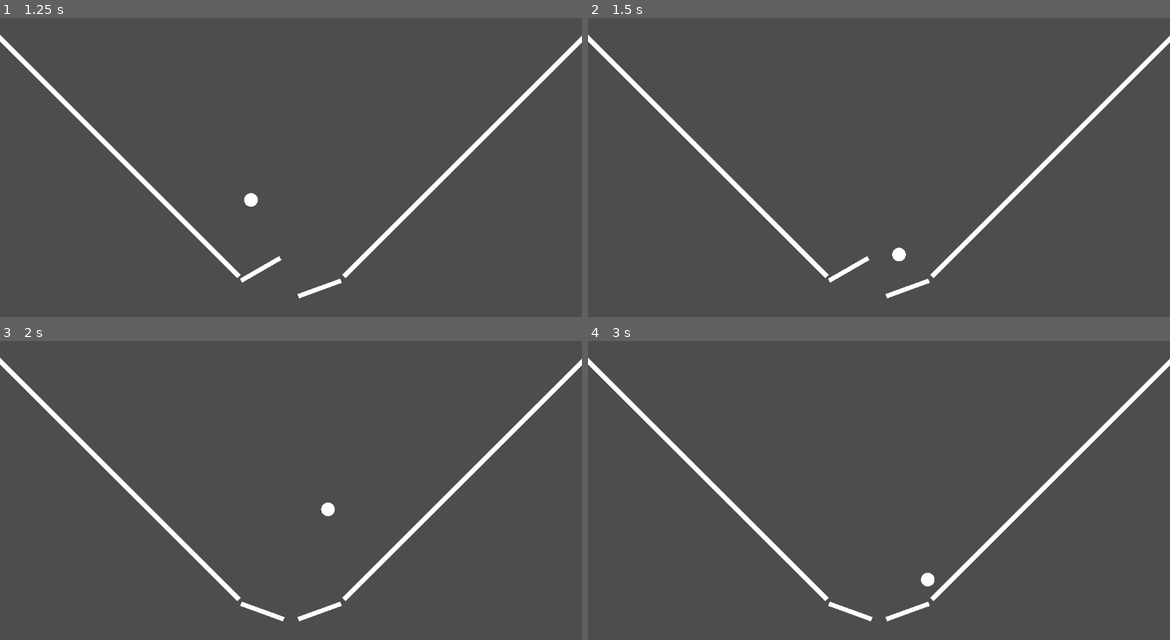
Above: before the commit, frames 1-4 (two rows, left to right).
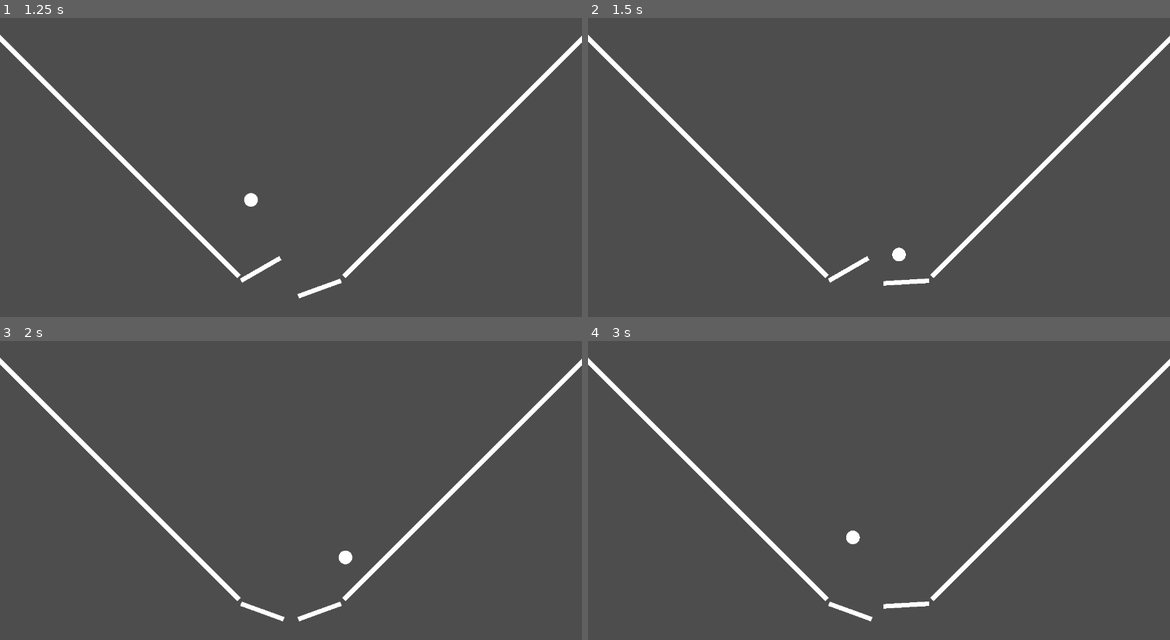
Above: after the commit, the same moments.

Repository: rielvis/SPiG_T4_PhPe
Game: Godot game, scene res://pinball_game/scenes/pinball_game.tscn
Same seed, same stepped clock (60 frames per second), same inputs: the game is played once before the commit and once after it.
Inputs:
- Up to frame 1 (1.25 s): hold Right (rightArrow) from 0.53 s (still down); hold A (A) from 0.53 s (still down); tap D (D) at 0.8 s
- Up to frame 2 (1.5 s): release Right (rightArrow) at 1.28 s; release A (A) at 1.28 s; hold Left (leftArrow) from 1.28 s (still down); tap D (D) at 1.35 s
- Up to frame 3 (2 s): keep holding Left (leftArrow); tap A (A) at 1.55 s
- Up to frame 4 (3 s): release Left (leftArrow) at 2.03 s; hold A (A) 2.03-2.78 s; hold Right (rightArrow) from 2.03 s (still down); tap D (D) at 2.3, 2.85 s

Frame 1 is identical in both runs. In frame 2, 0.2% of the frame differs, in the area x 50-59%, y 87-94%; in frame 3, 0.2%; in frame 4, 0.4%, in the area x 44-60%, y 63-94%.

Commit message:
Changed node type of flippers to AnimatableBody2D

Diff:
--- a/pinball_game/scenes/player_flippers.tscn
+++ b/pinball_game/scenes/player_flippers.tscn
@@ -11,7 +11,7 @@
 [node name="playerFlippers" type="Node2D"]
 script = ExtResource("1_k6ovw")
 
-[node name="leftFlipper" type="StaticBody2D" parent="."]
+[node name="leftFlipper" type="AnimatableBody2D" parent="."]
 unique_name_in_owner = true
 position = Vector2(-110, 0)
 rotation = 0.349066
@@ -24,7 +24,7 @@
 position = Vector2(50, 0)
 shape = SubResource("RectangleShape2D_5w4xp")
 
-[node name="rightFlipper" type="StaticBody2D" parent="."]
+[node name="rightFlipper" type="AnimatableBody2D" parent="."]
 unique_name_in_owner = true
 position = Vector2(110, 0)
 rotation = -0.349066
